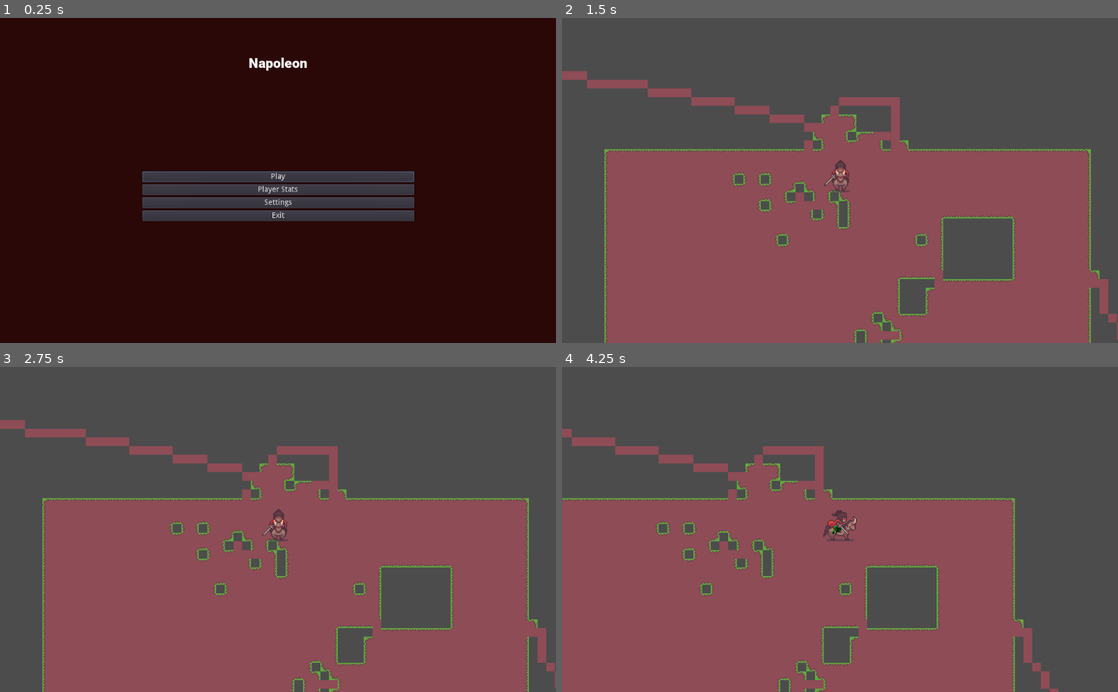
Above: before the commit, frames 1-4 (two rows, left to right).
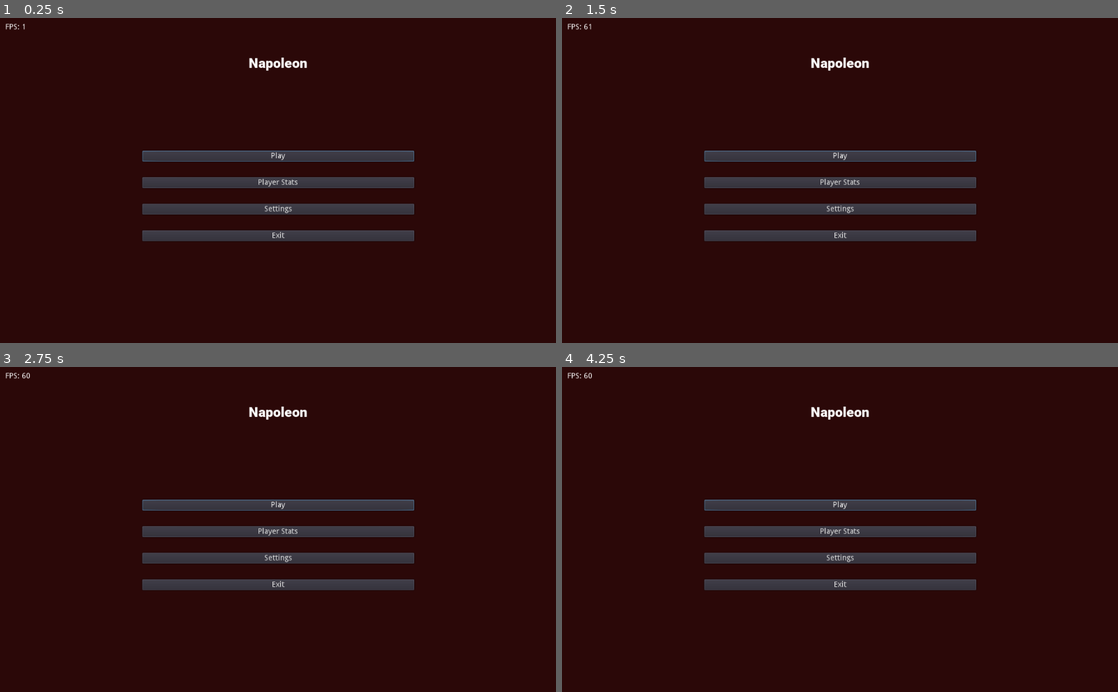
Above: after the commit, the same moments.

Repository: antwxne/CAU_Napoleon_Game
Game: Godot game, scene res://Menu.tscn
Same seed, same stepped clock (60 frames per second), same inputs: the game is played once before the commit and once after it.
Inputs (mouse positions are in pixels of both pictures, inside the frame that each line leads up to):
- Up to frame 1 (0.25 s): no input
- Up to frame 2 (1.5 s): click "Settings" at 0.5 s; click "Play" at 1.25 s
- Up to frame 3 (2.75 s): click (278, 503) at 2 s, where only the run after the commit has a clickable "Play"
- Up to frame 4 (4.25 s): click (840, 532) at 2.75 s, where only the run after the commit has a clickable "Player Stats"; hold Right (Right) from 3.53 s (still down)

The runs differ from the first frame. In frame 1, 7.9% of the frame differs, in the area x 1-75%, y 1-69%; in frame 2, 100%; in frame 3, 100%, in the area x 0-100%, y 0-100%; in frame 4, 99%.

Commit message:
Feat: menu + setting menu but the buttons are not finished

Diff:
--- a/Game/Main.tscn
+++ b/Game/Main.tscn
@@ -1,8 +1,9 @@
-[gd_scene load_steps=7 format=2]
+[gd_scene load_steps=8 format=2]
 
 [ext_resource path="res://Player.tscn" type="PackedScene" id=1]
 [ext_resource path="res://Script/Camera.gd" type="Script" id=2]
 [ext_resource path="res://Sprite/RPG tileset (full) v1.5.png" type="Texture" id=3]
+[ext_resource path="res://fpsDisplay.tscn" type="PackedScene" id=4]
 
 [sub_resource type="Gradient" id=2]
 interpolation_mode = 2
@@ -80,3 +81,5 @@
 tile_data = PoolIntArray( 2162805, 0, 65537, 2162806, 0, 65537, 2162807, 0, 65537, 2162808, 0, 65537, 2162809, 0, 65537 …(26674 unchanged characters)…
 
 [node name="Node" type="Node" parent="."]
+
+[node name="Control" parent="." instance=ExtResource( 4 )]
--- a/Game/Menu.tscn
+++ b/Game/Menu.tscn
@@ -1,7 +1,8 @@
-[gd_scene load_steps=4 format=2]
+[gd_scene load_steps=5 format=2]
 
 [ext_resource path="res://Script/Menu.gd" type="Script" id=1]
 [ext_resource path="res://Font/Roboto-Black.ttf" type="DynamicFontData" id=2]
+[ext_resource path="res://fpsDisplay.tscn" type="PackedScene" id=3]
 
 [sub_resource type="DynamicFont" id=1]
 size = 25
@@ -46,29 +47,36 @@
 margin_top = -56.0
 margin_right = 251.0
 margin_bottom = 114.0
+custom_constants/separation = 29
 alignment = 1
 
 [node name="Play" type="Button" parent="VBoxContainer"]
+margin_top = 1.0
 margin_right = 501.0
+margin_bottom = 21.0
 focus_neighbour_top = NodePath("../Exit")
 text = "Play"
 
 [node name="Player Stats" type="Button" parent="VBoxContainer"]
-margin_top = 35.0
+margin_top = 50.0
 margin_right = 501.0
-margin_bottom = 10.0
+margin_bottom = 70.0
 text = "Player Stats"
 
 [node name="Settings" type="Button" parent="VBoxContainer"]
-margin_top = 70.0
+margin_top = 99.0
 margin_right = 501.0
+margin_bottom = 119.0
 text = "Settings"
 
 [node name="Exit" type="Button" parent="VBoxContainer"]
-margin_top = 105.0
+margin_top = 148.0
 margin_right = 501.0
+margin_bottom = 168.0
 focus_neighbour_bottom = NodePath("../Play")
 text = "Exit"
+
+[node name="Control" parent="." instance=ExtResource( 3 )]
 
 [connection signal="pressed" from="VBoxContainer/Play" to="." method="_on_Play_pressed"]
 [connection signal="pressed" from="VBoxContainer/Player Stats" to="." method="_on_Player_Stats_pressed"]
--- a/Game/Script/Menu.gd
+++ b/Game/Script/Menu.gd
@@ -13,7 +13,7 @@
 
 
 func _on_Settings_pressed():
-	pass # Replace with function body.
+	get_tree().change_scene("res://SettingsMenu.tscn");
 
 
 func _on_Exit_pressed():
--- /dev/null
+++ b/Game/Script/SettingsMenu.gd
@@ -0,0 +1,52 @@
+extends Control
+
+onready var videoMode = $TabContainer/Video/GridContainer/VideoMode
+onready var checkVsync = $TabContainer/Video/GridContainer/CheckVsync
+onready var checkFps = $TabContainer/Video/GridContainer/CheckFps
+onready var sliderFps = $TabContainer/Gameplay/GridContainer/HBoxContainer/SliderFps
+onready var sliderB = $TabContainer/Video/GridContainer/SliderB
+
+onready var sliderMaster = $TabContainer/Audio/GridContainer/SliderMaster
+onready var sliderMusic = $TabContainer/Audio/GridContainer/SliderMusic
+onready var sliderSfx = $TabContainer/Audio/GridContainer/SliderSFX
+
+onready var sliderSpeed = $TabContainer/Gameplay/GridContainer/HBoxContainer/SliderSpeed
+
+func _ready():
+	$TabContainer/Video/GridContainer/VideoMode.grab_focus();
+
+func _on_Return_pressed():
+	get_tree().change_scene("res://Menu.tscn");
+
+
+func _on_VideoMode_item_selected(index):
+	pass # Replace with function body.
+
+
+func _on_CheckVsync_toggled(button_pressed):
+	pass # Replace with function body.
+
+
+func _on_CheckFps_toggled(button_pressed):
+	pass # Replace with function body.
+
+
+func _on_SliderFps_drag_ended(value_changed):
+	pass # Replace with function body.
+
+
+
+func _on_SliderMaster_drag_ended(value_changed):
+	pass # Replace with function body.
+
+
+func _on_SliderMusic_drag_ended(value_changed):
+	pass # Replace with function body.
+
+
+func _on_SliderSFX_drag_ended(value_changed):
+	pass # Replace with function body.
+
+
+func _on_SliderSpeed_drag_ended(value_changed):
+	pass # Replace with function body.
--- /dev/null
+++ b/Game/Script/WorldEnvironment.gd
@@ -0,0 +1,7 @@
+extends WorldEnvironment
+
+func _ready():
+	GlobalSettings.connect("brigthness", self, "_on_update_brightness");
+
+func _on_update_brigthness(value):
+	environment.adjustment_brightness = value;
--- /dev/null
+++ b/Game/Script/fpsDisplay.gd
@@ -0,0 +1,10 @@
+extends Label
+
+func _ready():
+	GlobalSettings.connect("fps", self, "_on_fps");
+
+func _process(delta):
+	text = "FPS: %s" % [Engine.get_frames_per_second()]
+
+func _on_fps(value):
+	visible = value;
--- /dev/null
+++ b/Game/Script/globalSettings.gd
@@ -0,0 +1,26 @@
+extends Node
+
+signal fps(value);
+signal brigthness(value);
+signal mouse_sens(value);
+
+func togglefullscreen(value):
+	OS.window_fullscreen = value;
+
+func toggleVsync(value):
+	OS.vsync_enabled = value;
+
+func displayFps(value):
+	emit_signal("fps", value);
+
+func setMaxFps(value):
+	Engine.target_fps = value if value < 500 else 0;
+
+func updateBrigthness(value):
+	emit_signal("brigthness", value);
+
+func updateMasterVol(vol):
+	AudioServer.set_bus_volume_db(0, vol);
+
+func updateMouseSens(value):
+	emit_signal("mouse_sens", value);
--- /dev/null
+++ b/Game/SettingsMenu.tscn
@@ -0,0 +1,309 @@
+[gd_scene load_steps=3 format=2]
+
+[ext_resource path="res://Script/SettingsMenu.gd" type="Script" id=1]
+[ext_resource path="res://fpsDisplay.tscn" type="PackedScene" id=2]
+
+[node name="SettingsMenu" type="Control"]
+anchor_right = 1.0
+anchor_bottom = 1.0
+script = ExtResource( 1 )
+
+[node name="ColorRect" type="ColorRect" parent="."]
+anchor_right = 1.0
+anchor_bottom = 1.0
+margin_left = -3.0
+margin_top = 3.0
+margin_right = -3.0
+margin_bottom = 3.0
+color = Color( 0.172549, 0.0352941, 0.0352941, 1 )
+
+[node name="TabContainer" type="TabContainer" parent="."]
+anchor_left = 0.5
+anchor_top = 0.5
+anchor_right = 0.5
+anchor_bottom = 0.5
+margin_left = -373.5
+margin_top = -213.5
+margin_right = 373.5
+margin_bottom = 213.5
+focus_mode = 2
+
+[node name="Video" type="Tabs" parent="TabContainer"]
+anchor_right = 1.0
+anchor_bottom = 1.0
+margin_left = 4.0
+margin_top = 32.0
+margin_right = -4.0
+margin_bottom = -4.0
+focus_mode = 2
+
+[node name="GridContainer" type="GridContainer" parent="TabContainer/Video"]
+anchor_left = 0.5
+anchor_top = 0.5
+anchor_right = 0.5
+anchor_bottom = 0.5
+margin_left = -136.0
+margin_top = -181.0
+margin_right = 136.0
+margin_bottom = 181.0
+custom_constants/vseparation = 39
+columns = 2
+
+[node name="VideoModeLabel" type="Label" parent="TabContainer/Video/GridContainer"]
+margin_top = 3.0
+margin_right = 112.0
+margin_bottom = 17.0
+text = "Video Mode"
+
+[node name="VideoMode" type="OptionButton" parent="TabContainer/Video/GridContainer"]
+margin_left = 126.0
+margin_right = 276.0
+margin_bottom = 20.0
+rect_min_size = Vector2( 150, 20 )
+focus_neighbour_top = NodePath("../Return")
+size_flags_horizontal = 10
+text = "Windowed"
+items = [ "Windowed", null, false, 0, null, "Fullscreen", null, false, 1, null ]
+selected = 0
+
+[node name="Label" type="Label" parent="TabContainer/Video/GridContainer"]
+margin_top = 72.0
+margin_right = 112.0
+margin_bottom = 86.0
+text = "Vsync"
+
+[node name="CheckVsync" type="CheckButton" parent="TabContainer/Video/GridContainer"]
+margin_left = 200.0
+margin_top = 59.0
+margin_right = 276.0
+margin_bottom = 99.0
+size_flags_horizontal = 10
+
+[node name="Label2" type="Label" parent="TabContainer/Video/GridContainer"]
+margin_top = 151.0
+margin_right = 112.0
+margin_bottom = 165.0
+text = "Display Fps"
+
+[node name="CheckFps" type="CheckButton" parent="TabContainer/Video/GridContainer"]
+margin_left = 200.0
+margin_top = 138.0
+margin_right = 276.0
+margin_bottom = 178.0
+size_flags_horizontal = 10
+
+[node name="Label3" type="Label" parent="TabContainer/Video/GridContainer"]
+margin_top = 218.0
+margin_right = 112.0
+margin_bottom = 232.0
+text = "Max Fps"
+
+[node name="HBoxContainer" type="HBoxContainer" parent="TabContainer/Video/GridContainer"]
+margin_left = 116.0
+margin_top = 217.0
+margin_right = 276.0
+margin_bottom = 233.0
+
+[node name="Label" type="Label" parent="TabContainer/Video/GridContainer/HBoxContainer"]
+margin_top = 1.0
+margin_right = 26.0
+margin_bottom = 15.0
+size_flags_horizontal = 10
+text = "Max"
+
+[node name="SliderFps" type="HSlider" parent="TabContainer/Video/GridContainer/HBoxContainer"]
+margin_left = 30.0
+margin_right = 160.0
+margin_bottom = 16.0
+rect_min_size = Vector2( 130, 0 )
+size_flags_horizontal = 9
+min_value = 30.0
+max_value = 400.0
+value = 60.0
+
+[node name="Label4" type="Label" parent="TabContainer/Video/GridContainer"]
+margin_top = 273.0
+margin_right = 68.0
+margin_bottom = 287.0
+size_flags_horizontal = 0
+text = "Brightness"
+
+[node name="SliderB" type="HSlider" parent="TabContainer/Video/GridContainer"]
+margin_left = 116.0
+margin_top = 272.0
+margin_right = 276.0
+margin_bottom = 288.0
+rect_min_size = Vector2( 130, 0 )
+size_flags_horizontal = 9
+max_value = 2.0
+step = 0.1
+value = 1.0
+
+[node name="Return" type="Button" parent="TabContainer/Video/GridContainer"]
+margin_top = 327.0
+margin_right = 112.0
+margin_bottom = 347.0
+focus_neighbour_bottom = NodePath("../VideoMode")
+text = "Return to menu"
+
+[node name="Audio" type="Tabs" parent="TabContainer"]
+visible = false
+anchor_right = 1.0
+anchor_bottom = 1.0
+margin_left = 4.0
+margin_top = 32.0
+margin_right = -4.0
+margin_bottom = -4.0
+focus_mode = 2
+
+[node name="GridContainer" type="GridContainer" parent="TabContainer/Audio"]
+anchor_left = 0.5
+anchor_top = 0.5
+anchor_right = 0.5
+anchor_bottom = 0.5
+margin_left = -136.0
+margin_top = -181.0
+margin_right = 136.0
+margin_bottom = 181.0
+custom_constants/vseparation = 39
+columns = 2
+
+[node name="Label4" type="Label" parent="TabContainer/Audio/GridContainer"]
+margin_top = 1.0
+margin_right = 97.0
+margin_bottom = 15.0
+size_flags_horizontal = 0
+text = "Master Volume"
+
+[node name="SliderMaster" type="HSlider" parent="TabContainer/Audio/GridContainer"]
+margin_left = 116.0
+margin_right = 246.0
+margin_bottom = 16.0
+rect_min_size = Vector2( 130, 0 )
+size_flags_horizontal = 9
+min_value = -50.0
+max_value = 0.0
+value = -10.0
+
+[node name="Label5" type="Label" parent="TabContainer/Audio/GridContainer"]
+margin_top = 56.0
+margin_right = 91.0
+margin_bottom = 70.0
+size_flags_horizontal = 0
+text = "Music Volume"
+
+[node name="SliderMusic" type="HSlider" parent="TabContainer/Audio/GridContainer"]
+margin_left = 116.0
+margin_top = 55.0
+margin_right = 246.0
+margin_bottom = 71.0
+rect_min_size = Vector2( 130, 0 )
+size_flags_horizontal = 9
+min_value = -50.0
+max_value = 0.0
+value = -10.0
+
+[node name="Label6" type="Label" parent="TabContainer/Audio/GridContainer"]
+margin_top = 111.0
+margin_right = 75.0
+margin_bottom = 125.0
+size_flags_horizontal = 0
+text = "SFX Volume"
+
+[node name="SliderSFX" type="HSlider" parent="TabContainer/Audio/GridContainer"]
+margin_left = 116.0
+margin_top = 110.0
+margin_right = 246.0
+margin_bottom = 126.0
+rect_min_size = Vector2( 130, 0 )
+size_flags_horizontal = 9
+min_value = -50.0
+max_value = 0.0
+value = -10.0
+
+[node name="Return" type="Button" parent="TabContainer/Audio/GridContainer"]
+margin_top = 165.0
+margin_right = 112.0
+margin_bottom = 185.0
+text = "Return to menu"
+
+[node name="Gameplay" type="Tabs" parent="TabContainer"]
+visible = false
+anchor_right = 1.0
+anchor_bottom = 1.0
+margin_left = 4.0
+margin_top = 32.0
+margin_right = -4.0
+margin_bottom = -4.0
+focus_mode = 2
+
+[node name="GridContainer" type="GridContainer" parent="TabContainer/Gameplay"]
+anchor_left = 0.5
+anchor_top = 0.5
+anchor_right = 0.5
+anchor_bottom = 0.5
+margin_left = -136.0
+margin_top = -181.0
+margin_right = 136.0
+margin_bottom = 181.0
+custom_constants/vseparation = 39
+columns = 2
+
+[node name="Label4" type="Label" parent="TabContainer/Gameplay/GridContainer"]
+margin_top = 1.0
+margin_right = 86.0
+margin_bottom = 15.0
+size_flags_horizontal = 0
+text = "Mouse Speed"
+
+[node name="HBoxContainer" type="HBoxContainer" parent="TabContainer/Gameplay/GridContainer"]
+margin_left = 116.0
+margin_right = 258.0
+margin_bottom = 16.0
+
+[node name="SliderSpeed" type="HSlider" parent="TabContainer/Gameplay/GridContainer/HBoxContainer"]
+margin_right = 130.0
+margin_bottom = 16.0
+rect_min_size = Vector2( 130, 0 )
+size_flags_horizontal = 9
+min_value = 0.05
+max_value = 3.0
+step = 0.01
+value = 1.0
+
+[node name="Label" type="Label" parent="TabContainer/Gameplay/GridContainer/HBoxContainer"]
+margin_left = 134.0
+margin_top = 1.0
+margin_right = 142.0
+margin_bottom = 15.0
+text = "1"
+
+[node name="Return" type="Button" parent="TabContainer/Gameplay/GridContainer"]
+margin_top = 55.0
+margin_right = 112.0
+margin_bottom = 75.0
+text = "Return to menu"
+
+[node name="Control" parent="." instance=ExtResource( 2 )]
+
+[connection signal="item_selected" from="TabContainer/Video/GridContainer/VideoMode" to="." method="_on_VideoMode2_item_selected"]
+[connection signal="item_selected" from="TabContainer/Video/GridContainer/VideoMode" to="." method="_on_OptionButton_item_selected"]
+[connection signal="toggled" from="TabContainer/Video/GridContainer/CheckVsync" to="." method="_on_CheckVsync_toggled"]
+[connection signal="toggled" from="TabContainer/Video/GridContainer/CheckVsync" to="." method="_on_CheckButton_toggled"]
+[connection signal="toggled" from="TabContainer/Video/GridContainer/CheckFps" to="." method="_on_CheckFps_toggled"]
+[connection signal="toggled" from="TabContainer/Video/GridContainer/CheckFps" to="." method="_on_CheckButton2_toggled"]
+[connection signal="drag_ended" from="TabContainer/Video/GridContainer/HBoxContainer/SliderFps" to="." method="_on_SliderFps_drag_ended"]
+[connection signal="drag_ended" from="TabContainer/Video/GridContainer/HBoxContainer/SliderFps" to="." method="_on_HSlider_drag_ended"]
+[connection signal="drag_ended" from="TabContainer/Video/GridContainer/SliderB" to="." method="_on_SliderB_drag_ended"]
+[connection signal="drag_ended" from="TabContainer/Video/GridContainer/SliderB" to="." method="_on_HSlider_drag_ended"]
+[connection signal="pressed" from="TabContainer/Video/GridContainer/Return" to="." method="_on_Return_pressed"]
+[connection signal="drag_ended" from="TabContainer/Audio/GridContainer/SliderMaster" to="." method="_on_SliderMaster_drag_ended"]
+[connection signal="drag_ended" from="TabContainer/Audio/GridContainer/SliderMaster" to="." method="_on_HSlider_drag_ended"]
+[connection signal="drag_ended" from="TabContainer/Audio/GridContainer/SliderMusic" to="." method="_on_SliderMusic_drag_ended"]
+[connection signal="drag_ended" from="TabContainer/Audio/GridContainer/SliderMusic" to="." method="_on_HSlider2_drag_ended"]
+[connection signal="drag_ended" from="TabContainer/Audio/GridContainer/SliderSFX" to="." method="_on_SliderSFX_drag_ended"]
+[connection signal="drag_ended" from="TabContainer/Audio/GridContainer/SliderSFX" to="." method="_on_HSlider3_drag_ended"]
+[connection signal="pressed" from="TabContainer/Audio/GridContainer/Return" to="." method="_on_Return_pressed"]
+[connection signal="drag_ended" from="TabContainer/Gameplay/GridContainer/HBoxContainer/SliderSpeed" to="." method="_on_SliderSpeed_drag_ended"]
+[connection signal="drag_ended" from="TabContainer/Gameplay/GridContainer/HBoxContainer/SliderSpeed" to="." method="_on_HSlider_drag_ended"]
+[connection signal="pressed" from="TabContainer/Gameplay/GridContainer/Return" to="." method="_on_Return_pressed"]
--- /dev/null
+++ b/Game/Sound.tscn
@@ -0,0 +1,4 @@
+[gd_scene format=2]
+
+[node name="Sound" type="AudioStreamPlayer"]
+autoplay = true
--- /dev/null
+++ b/Game/WorldEnvironment.tscn
@@ -0,0 +1,10 @@
+[gd_scene load_steps=3 format=2]
+
+[ext_resource path="res://Script/WorldEnvironment.gd" type="Script" id=1]
+
+[sub_resource type="Environment" id=1]
+adjustment_enabled = true
+
+[node name="WorldEnvironment" type="WorldEnvironment"]
+environment = SubResource( 1 )
+script = ExtResource( 1 )
--- /dev/null
+++ b/Game/default_bus_layout.tres
@@ -0,0 +1,15 @@
+[gd_resource type="AudioBusLayout" format=2]
+
+[resource]
+bus/1/name = "Music"
+bus/1/solo = false
+bus/1/mute = false
+bus/1/bypass_fx = false
+bus/1/volume_db = 0.0
+bus/1/send = "Master"
+bus/2/name = "VFX"
+bus/2/solo = false
+bus/2/mute = false
+bus/2/bypass_fx = false
+bus/2/volume_db = 0.0
+bus/2/send = "Master"
--- /dev/null
+++ b/Game/fpsDisplay.tscn
@@ -0,0 +1,16 @@
+[gd_scene load_steps=2 format=2]
+
+[ext_resource path="res://Script/fpsDisplay.gd" type="Script" id=1]
+
+[node name="Control" type="Control"]
+anchor_right = 1.0
+anchor_bottom = 1.0
+rect_pivot_offset = Vector2( -173, 176 )
+
+[node name="Label" type="Label" parent="."]
+margin_left = 10.0
+margin_top = 10.0
+margin_right = 40.0
+margin_bottom = 14.0
+text = "FPS: 60"
+script = ExtResource( 1 )
--- a/Game/project.godot
+++ b/Game/project.godot
@@ -13,6 +13,10 @@
 config/name="Napoleon"
 run/main_scene="res://Menu.tscn"
 config/icon="res://icon.png"
+
+[autoload]
+
+GlobalSettings="*res://Script/globalSettings.gd"
 
 [input]
 
